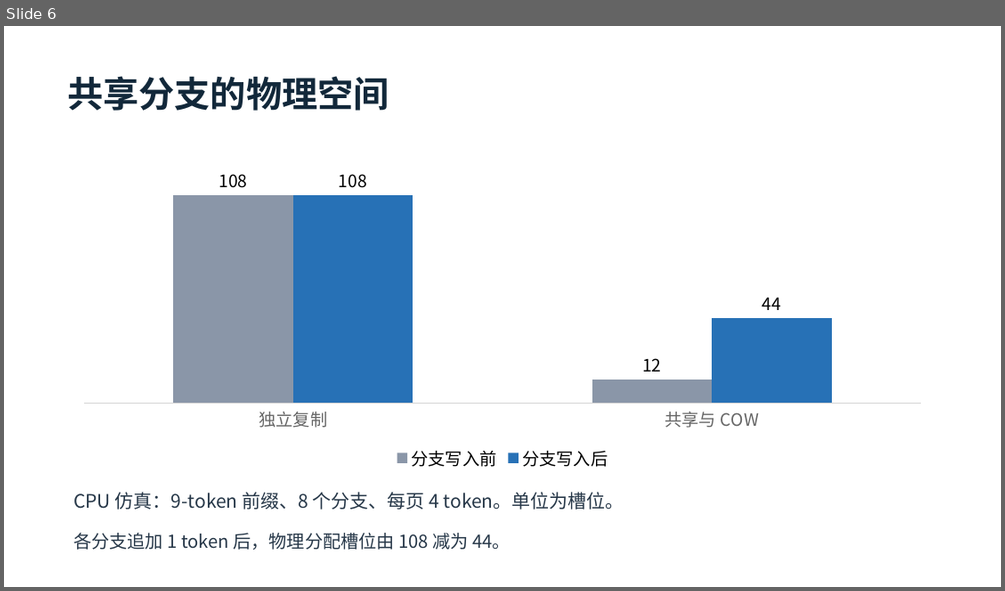
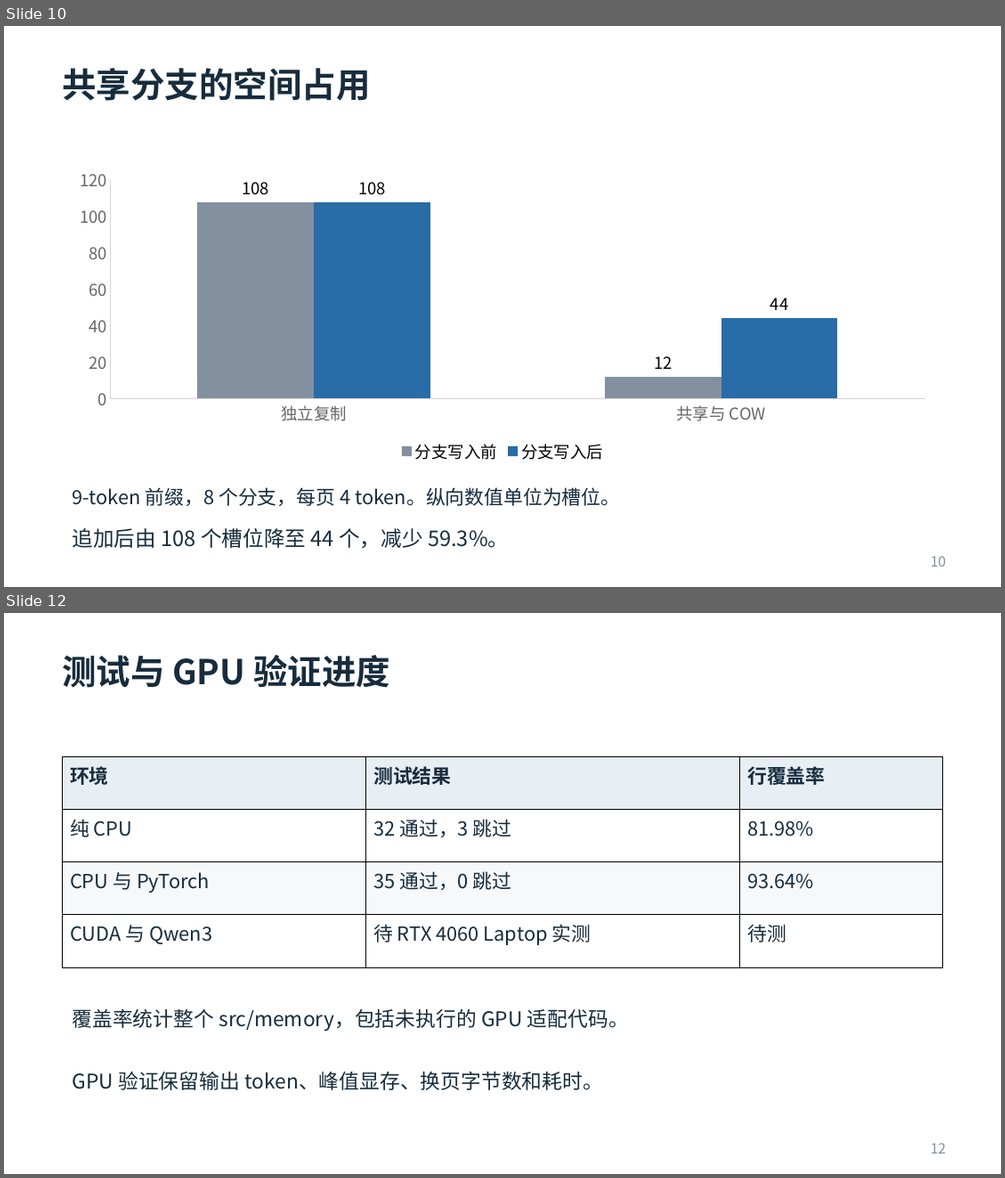
Before and after one commit to RiceXi/Professional-Internship, a slide deck: docs/任务一答辩.pptx. Shown one above the other, each under a label of ours: slide 6 before the commit, slides 10 and 12 after it; the slides between them are not shown. The pictures are 1005x591 and 1005x1178 pixels, drawn with LibreOffice and Linux fonts; fonts in the diff are those of the drawing. Boxes give left, top, right and bottom in pixels: in the first picture for what was removed or moved away, otherwise in the second. Text is boxed around its words. In the diff, an @@ line names an element or a change of style, - is before the commit and + after.

```diff
--- a/docs/任务一答辩.pptx
+++ b/docs/任务一答辩.pptx
@@ slide 12 added at [4, 613, 1001, 1174], background #FFFFFF @@
@@ text added at [62, 655, 390, 688], 33 pt, text #172C3D, bold @@
+测试与 GPU 验证进度
@@ table added at [63, 757, 942, 967], 4 rows, 3 columns @@
+环境 | 测试结果 | 行覆盖率
+纯 CPU | 32 通过，3 跳过 | 81.98%
+CPU 与 PyTorch | 35 通过，0 跳过 | 93.64%
+CUDA 与 Qwen3 | 待 RTX 4060 Laptop 实测 | 待测
@@ text added at [73, 1009, 629, 1031], 19.5 pt, text #172C3D @@
+覆盖率统计整个 src/memory，包括未执行的 GPU 适配代码。
@@ text added at [73, 1071, 603, 1090], 19.5 pt, text #172C3D @@
+GPU 验证保留输出 token、峰值显存、换页字节数和耗时。
@@ text added at [930, 1143, 946, 1153], 13.5 pt, text #8290A0 @@
+12
@@ what was slide 6 is now slide 10 @@
@@ slide 10 changed as well @@
@@ text at [62, 68, 370, 101]: text changed; size 34.5 to 33 pt; text colour #12283A to #172C3D @@
-共享分支的物理空间
+共享分支的空间占用
@@ column chart at [63, 162, 942, 466] @@
@@ colour of 分支写入前 #8A96A8 to #8290A0 @@
@@ data labels of 分支写入前 changed @@
@@ colour of 分支写入后 #2771B6 to #286CA8 @@
@@ data labels of 分支写入后 changed @@
@@ legend changed @@
@@ category axis changed @@
@@ value axis changed @@
@@ column chart: place and size @@
-column chart at [66, 167, 938, 474]
+column chart at [63, 162, 942, 466]
@@ text at [73, 487, 620, 506]: text changed; size 18 to 18.8 pt; text colour #263748 to #172C3D @@
-CPU 仿真：9-token 前缀、8 个分支、每页 4 token。单位为槽位。
+9-token 前缀，8 个分支，每页 4 token。纵向数值单位为槽位。
@@ text at [73, 528, 509, 548]: text changed; size 17.2 to 20.2 pt; text colour #263748 to #172C3D @@
-各分支追加 1 token 后，物理分配槽位由 108 减为 44。
+追加后由 108 个槽位降至 44 个，减少 59.3%。
@@ text added at [930, 556, 946, 566], 13.5 pt, text #8290A0 @@
+10
```
Also in this commit, not shown: 1 other slide changed, 10 other slides added, 6 slides removed, 4 other files.
